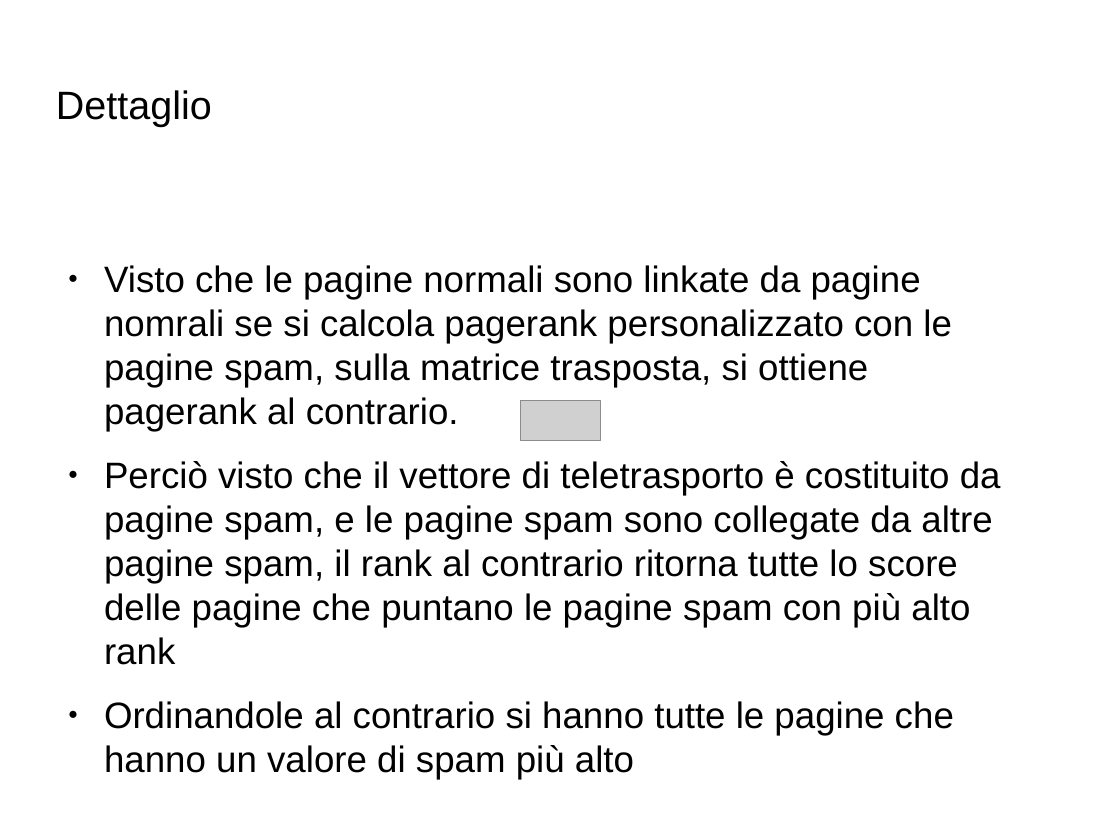
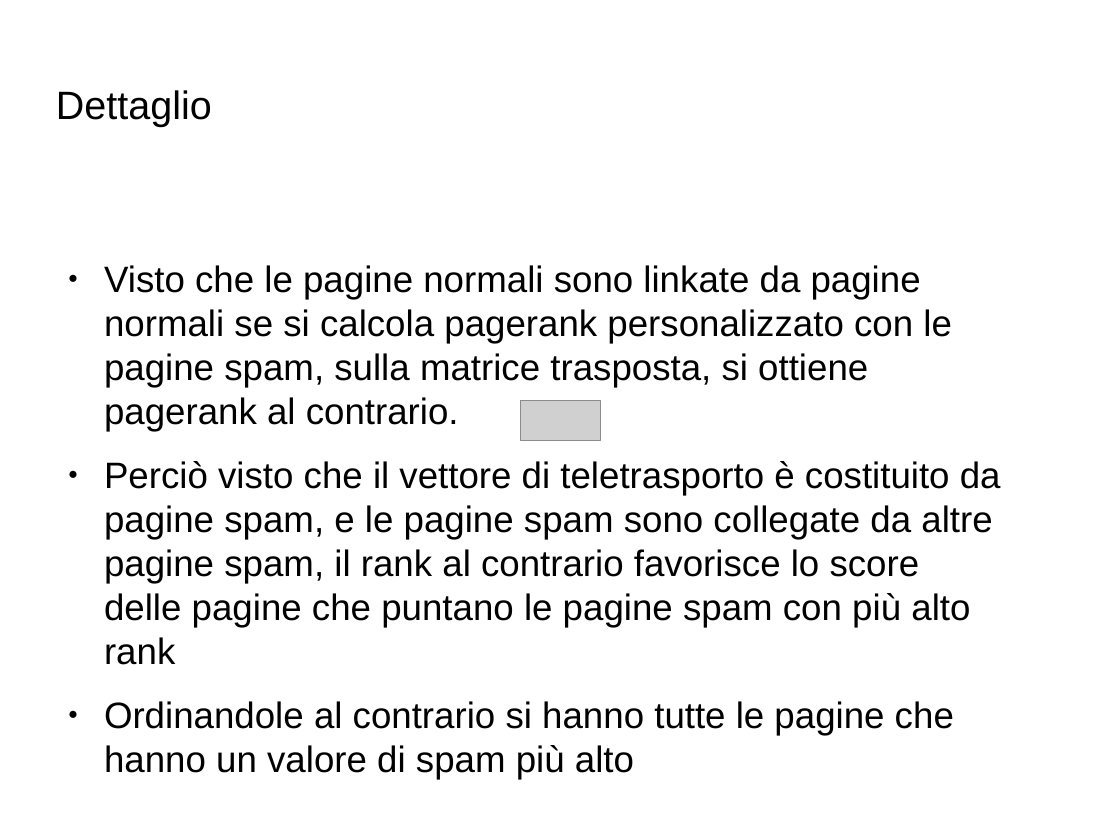
Before and after one commit to Toolanto/presentation, a slide deck: slide 107 of presentazione.odp. Drawn at 1120x840 pixels with LibreOffice and Linux fonts; fonts in the diff are those of the drawing; grey boxes stand for pictures; background and template pictures are left out. Boxes give left, top, right and bottom in pixels: in the first picture for what was removed or moved away, otherwise in the second. Text is boxed around its words. In the diff, an @@ line names an element or a change of style, - is before the commit and + after.

```diff
--- a/presentazione.odp
+++ b/presentazione.odp
@@ text at [104, 265, 1001, 665]: text changed @@
-● Visto che le pagine normali sono linkate da pagine nomrali se si calcola pagerank personalizzato con le pagine spam, sulla matrice trasposta, si ottiene pagerank al contrario.
-● Perciò visto che il vettore di teletrasporto è costituito da pagine spam, e le pagine spam sono collegate da altre pagine spam, il rank al contrario ritorna tutte lo score delle pagine che puntano le pagine spam con più alto rank
+● Visto che le pagine normali sono linkate da pagine normali se si calcola pagerank personalizzato con le pagine spam, sulla matrice trasposta, si ottiene pagerank al contrario.
+● Perciò visto che il vettore di teletrasporto è costituito da pagine spam, e le pagine spam sono collegate da altre pagine spam, il rank al contrario favorisce lo score delle pagine che puntano le pagine spam con più alto rank
```
Also in this commit, not shown: 51 other slides changed, 12 slides added, 4 slides removed, 1 other file.
